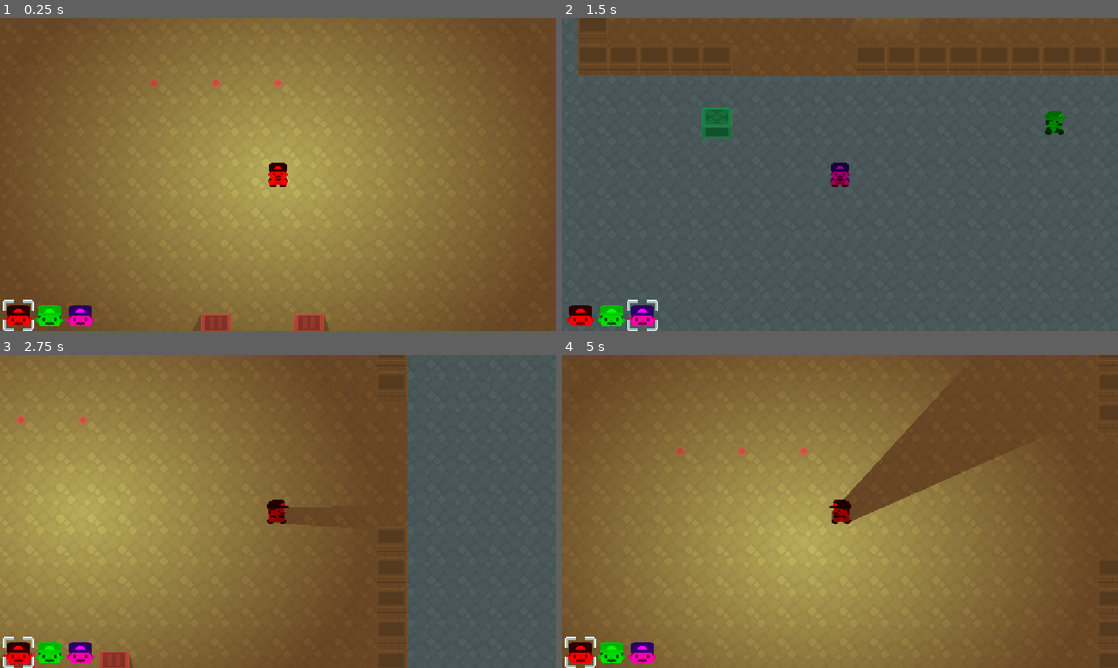
Above: before the commit, frames 1-4 (two rows, left to right).
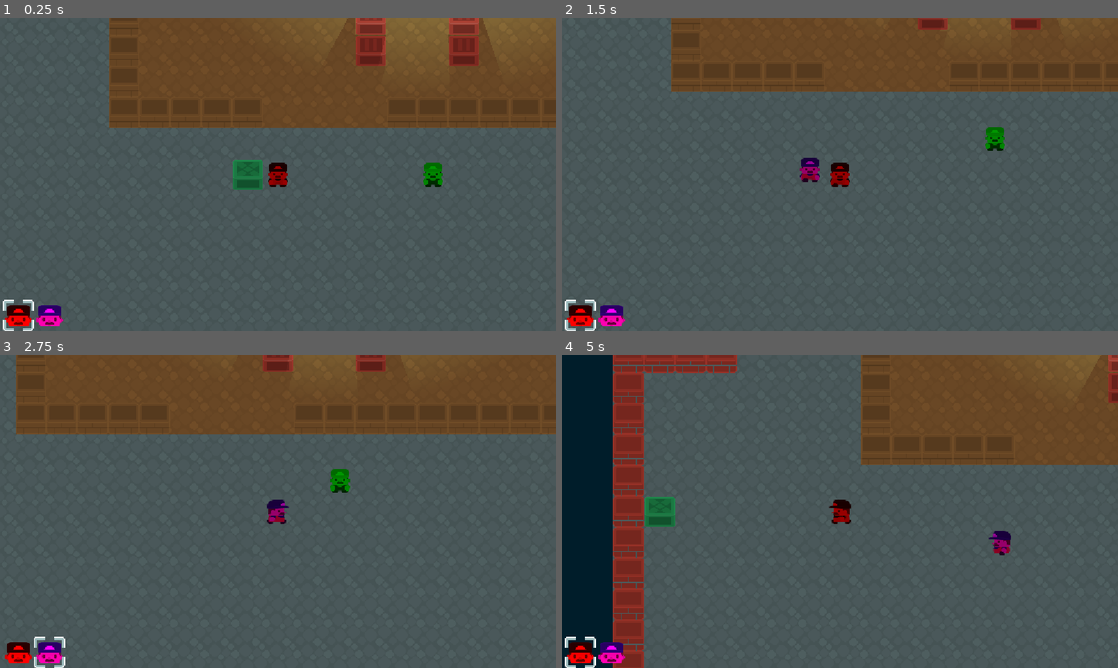
Above: after the commit, the same moments.

Repository: devbernardolopes/maze-mazey
Game: Godot game, scene res://scenes/universe.tscn
Same seed, same stepped clock (60 frames per second), same inputs: the game is played once before the commit and once after it.
Inputs:
- Up to frame 1 (0.25 s): no input
- Up to frame 2 (1.5 s): tap Enter at 0.5 s; hold Right (right) 0.53-1.28 s; hold Tab (switch) 0.53-1.28 s; hold Down (down) from 1.28 s (still down); tap Tab (switch) at 1.35 s
- Up to frame 3 (2.75 s): release Down (down) at 2.03 s; hold Right (right) from 2.03 s (still down); hold Tab (switch) from 2.03 s (still down)
- Up to frame 4 (5 s): release Right (right) at 2.78 s; release Tab (switch) at 2.78 s; hold Up (up) 2.78-3.53 s; tap Tab (switch) at 2.85, 4.35 s; hold Tab (switch) 3.53-4.28 s; hold Left (left) from 3.53 s (still down)

The runs differ from the first frame. In frame 1, 92% of the frame differs, in the area x 0-100%, y 0-100%; in frame 2, 11%; in frame 3, 73%; in frame 4, 86%.

Commit message:
fix(entity): make swap instant without chaining a follow-up step

Diff:
--- a/maze-mazey/scenes/universe.tscn
+++ b/maze-mazey/scenes/universe.tscn
@@ -120,7 +120,7 @@
 [node name="Entities" type="Node2D" parent="." unique_id=2052049750]
 
 [node name="Warrior" parent="Entities" unique_id=381364121 instance=ExtResource("5_uc3kj")]
-position = Vector2(-224, -32)
+position = Vector2(-544, 608)
 playable = true
 
 [node name="PlayerController" type="Node" parent="Entities/Warrior" unique_id=624610097]
@@ -134,14 +134,13 @@
 
 [node name="Thief" parent="Entities" unique_id=178306753 instance=ExtResource("7_56nod")]
 position = Vector2(-224, 608)
-playable = true
 
 [node name="PlayerController" type="Node" parent="Entities/Thief" unique_id=949991427]
 script = ExtResource("6_qbb8e")
 metadata/_custom_type_script = "uid://ddd03s26mmylb"
 
 [node name="Wizard" parent="Entities" unique_id=652445255 instance=ExtResource("8_5fwve")]
-position = Vector2(-352, 672)
+position = Vector2(-1312, 608)
 playable = true
 
 [node name="PlayerController" type="Node" parent="Entities/Wizard" unique_id=473206820]
--- a/maze-mazey/scripts/box.gd
+++ b/maze-mazey/scripts/box.gd
@@ -66,17 +66,18 @@
 ## The caller must have validated the move with `can_move` (for chains, every
 ## box in the chain must pass before any of them start).
 func start_move(direction: Vector2, speed_px: float) -> void:
-	start_move_to(global_position + direction * Helper.TILE_SIZE, speed_px)
+	is_moving = true
+	_move_target = global_position + direction * Helper.TILE_SIZE
+	_move_speed_px = speed_px
 
 
-## Slides to an exact destination cell at `speed_px` pixels per second. Used
-## by swaps, where the box travels more than one tile.
-func start_move_to(destination: Vector2, speed_px: float) -> void:
-	if is_moving:
-		return
-	is_moving = true
-	_move_target = destination
-	_move_speed_px = speed_px
+## Instantly repositions the box, cancelling any pending move. Used for swaps,
+## which are a single instant teleport rather than a slide.
+func teleport_to(destination: Vector2) -> void:
+	global_position = destination
+	is_moving = false
+	_move_target = Vector2.ZERO
+	_move_speed_px = 0.0
 
 
 func _refresh_visual() -> void:
--- a/maze-mazey/scripts/entity.gd
+++ b/maze-mazey/scripts/entity.gd
@@ -189,18 +189,23 @@
 	return true
 
 
-## Swaps this entity's cell with the box's cell. Steps on the way are not
-## taken, so the swap target is the nearest box with a clear line of sight.
+## Swaps this entity's cell with the box's cell. The swap is instant: both
+## teleport to the other's origin instead of sliding toward each other along
+## the path. Steps on the way are not taken, so the swap target is the nearest
+## box with a clear line of sight. Like a plain step, a swap consumes the input
+## that triggered it: no follow-up step is chained for a mere tap.
 func _start_swap(box: Box) -> bool:
 	if box.is_moving:
 		_set_idle_animation()
 		return false
 	var box_origin: Vector2 = box.global_position
-	var entity_origin: Vector2 = global_position
-	# Constant tile speed over the whole distance, so a distant swap takes
-	# proportionally longer than a one-tile step.
-	box.start_move_to(entity_origin, _step_speed_px())
-	_start_move(box_origin)
+	# Teleport both tiles at once; there is no intermediate step to advance.
+	box.teleport_to(global_position)
+	global_position = box_origin
+	is_moving = false
+	_move_target = Vector2.ZERO
+	_move_speed_px = 0.0
+	_set_idle_animation()
 	return true
 
 
--- a/maze-mazey/scripts/hud.gd
+++ b/maze-mazey/scripts/hud.gd
@@ -11,7 +11,7 @@
 var bottom_left: Vector2 = Vector2(0, Helper.get_game_size().y)
 
 func _ready() -> void:
-	print(get_viewport().get_window().size)
+	#print(get_viewport().get_window().size)
 	if not Engine.is_editor_hint():
 		if not GameManager.current_entity_changed.is_connected(_on_current_entity_changed):
 			GameManager.current_entity_changed.connect(_on_current_entity_changed)
@@ -19,8 +19,9 @@
 
 
 func _on_current_entity_changed(entity: Entity) -> void:
-	if entity and not entity.is_queued_for_deletion():
-		_refresh_visual()
+	if not Engine.is_editor_hint():
+		if entity and not entity.is_queued_for_deletion():
+			_refresh_visual()
 
 
 func _refresh_visual() -> void:
